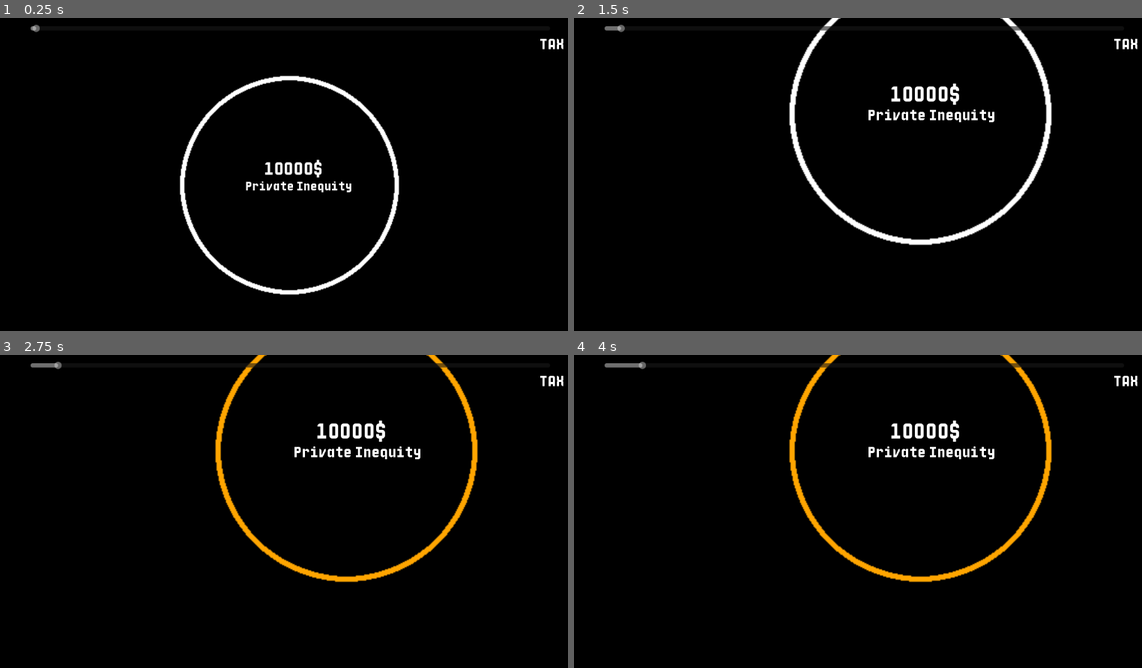
Above: before the commit, frames 1-4 (two rows, left to right).
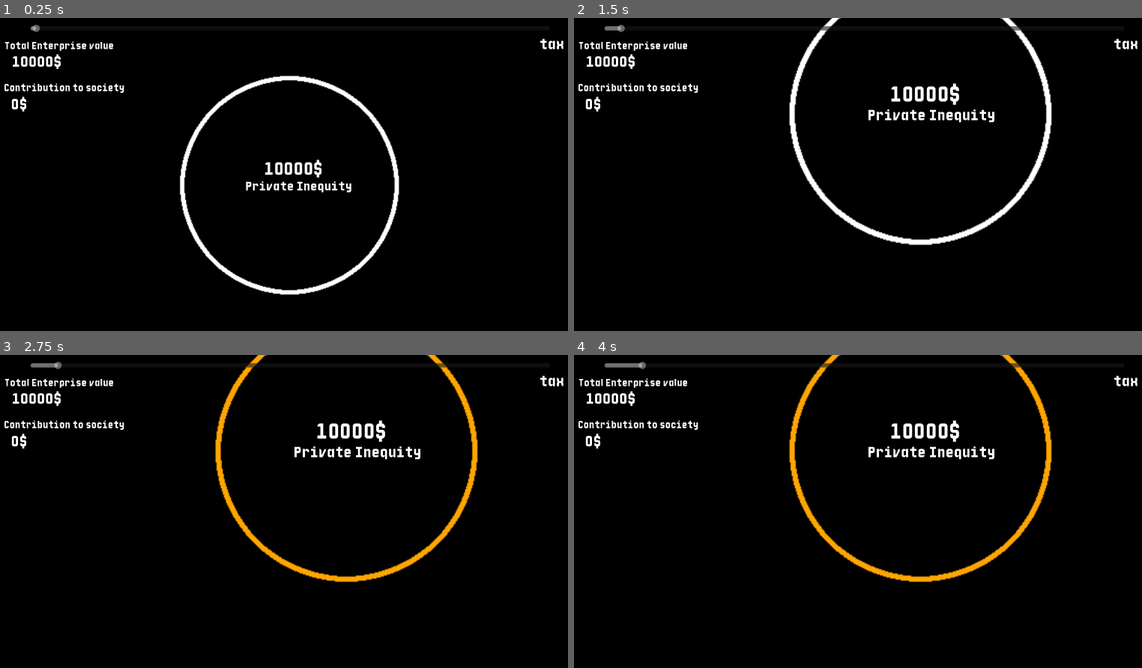
Above: after the commit, the same moments.

Repository: pirey0/LD58
Game: Godot game, scene res://main.tscn
The game is run twice, just before and just after one commit, with the same random seed, the same clock (stepped at 60 frames per second) and the same inputs.
Inputs (mouse positions are in pixels of both pictures, inside the frame that each line leads up to):
- Up to frame 1 (0.25 s): no input
- Up to frame 2 (1.5 s): drag from (863, 187) to (926, 111) at 0.52 s; tap Enter at 1.25 s; drag from (744, 202) to (835, 252) at 1.27 s
- Up to frame 3 (2.75 s): tap Space at 2 s; move the mouse to (352, 448) at 2.02 s; click (352, 448) at 2.17 s
- Up to frame 4 (4 s): tap Enter at 2.75 s; drag from (835, 589) to (681, 473) at 2.77 s; tap Space at 3.5 s; move the mouse to (1045, 574) at 3.52 s; click (1045, 574) at 3.67 s

The runs differ from the first frame. In frame 1, 0.9% of the frame differs, in the area x 0-100%, y 6-30%; in frame 2, 0.9%; in frame 3, 0.9%; in frame 4, 0.9%.

Commit message:
added tally UI

Diff:
--- /dev/null
+++ b/content/bank_company.gd
@@ -0,0 +1,31 @@
+extends Company
+class_name BankCompany
+
+var description:String:
+	set(x):
+		description = x
+		$Descr.text = x
+
+func _ready() -> void:
+	money = 100000
+	goods = 100000
+	super()
+
+func get_actions() -> Array[ContextAction]:
+	return [
+		ContextAction.new(apply_for_loan, preload("res://art/transaction.png"), null, Color.BLUE, "Apply For Loan", Color.BLUE),
+	]
+
+func apply_for_loan():
+	var connection  = G.world.spawn_loan_connection(self, G.world.get_mouse_angle_to(position), null, 0.0)
+	G.input.set_selected(connection)
+	pass
+
+func change_money(amount, taxable):
+	return
+
+func change_goods(amount):
+	return
+
+func update_state():
+	pass
--- /dev/null
+++ b/content/bank_company.tscn
@@ -0,0 +1,54 @@
+[gd_scene load_steps=4 format=3 uid="uid://bysbfusbq2otk"]
+
+[ext_resource type="Script" uid="uid://rorlcdm2jm1y" path="res://content/bank_company.gd" id="1_4nc84"]
+[ext_resource type="Texture2D" uid="uid://bjkgxuqnvrao7" path="res://art/circle.png" id="2_tg6sj"]
+
+[sub_resource type="LabelSettings" id="LabelSettings_3v5bi"]
+outline_size = 5
+outline_color = Color(0, 0, 0, 1)
+
+[node name="BankCompany" type="Control"]
+layout_mode = 3
+anchors_preset = 15
+anchor_right = 1.0
+anchor_bottom = 1.0
+offset_right = -1152.0
+offset_bottom = -648.0
+grow_horizontal = 2
+grow_vertical = 2
+script = ExtResource("1_4nc84")
+
+[node name="Circle" type="TextureRect" parent="."]
+layout_mode = 1
+anchors_preset = 8
+anchor_left = 0.5
+anchor_top = 0.5
+anchor_right = 0.5
+anchor_bottom = 0.5
+offset_left = -128.0
+offset_top = -128.0
+offset_right = 128.0
+offset_bottom = 128.0
+grow_horizontal = 2
+grow_vertical = 2
+texture = ExtResource("2_tg6sj")
+
+[node name="Name" type="Label" parent="."]
+layout_mode = 0
+offset_left = -102.0
+offset_top = -14.0
+offset_right = 96.0
+offset_bottom = 14.0
+text = "Company Name"
+horizontal_alignment = 1
+vertical_alignment = 1
+
+[node name="Descr" type="Label" parent="."]
+layout_mode = 0
+offset_left = -59.0
+offset_top = 12.0
+offset_right = 89.0
+offset_bottom = 52.0
+text = "Description"
+label_settings = SubResource("LabelSettings_3v5bi")
+vertical_alignment = 1
--- a/content/company.gd
+++ b/content/company.gd
@@ -19,6 +19,7 @@
 var tax : int
 var goods : int
 var base_color := Color.WHITE
+var player_owned := false
 
 func _ready() -> void:
 	add_to_group("object")
@@ -74,6 +75,7 @@
 
 func create_subsidiary():
 	var sub = G.world.spawn_company_at(position + Vector2(0, 500.0))
+	sub.player_owned = true
 	var connection = G.world.spawn_transfer_connection(self, 0.0, sub, 0.0)
 	connection.taxable = false
 	connection.max_amount = roundi(money * 0.25)
--- a/content/connection.gd
+++ b/content/connection.gd
@@ -12,6 +12,7 @@
 var completion := 0.0
 
 var color := Color.WHITE
+var base_color := Color.WHITE
 
 var source_angle
 var destination_angle
@@ -119,7 +120,7 @@
 		var t = min(completion, float(i) / steps)
 		points.append(get_point_at(curve_points,t))
 
-	draw_polyline(points, Color.WHITE, 6.0 * size_mult)
+	draw_polyline(points, color, 6.0 * size_mult)
 
 func set_preview_target(t):
 	preview_target = t if is_target_valid(t) else null
@@ -153,7 +154,7 @@
 	pass
 
 func on_deselect():
-	color = Color.WHITE
+	color = base_color
 
 	if not destination:
 		vanish()
--- /dev/null
+++ b/content/connection_loan.gd
@@ -0,0 +1,20 @@
+extends Connection
+
+var closed := false
+var active_transfers := 0
+
+
+
+func _ready() -> void:
+	super()
+	set_physics_process(false)
+	self.base_color = Color.SLATE_GRAY
+
+func on_connection_established():
+	super()
+
+	var obj = spawn_load_hud()
+	#TODO
+
+func spawn_load_hud():
+	pass
--- a/main.gd
+++ b/main.gd
@@ -5,10 +5,18 @@
 
 	var pos = G.world.screen_to_world_pos(get_window().size * 0.5)
 	var root :Company = G.world.spawn_company_at(pos, "Private Inequity")
+	root.player_owned = true
 	root.change_money(10000.0, false)
 
-	var goods :Company = G.world.spawn_company_at(pos + Vector2(1000,0), "Goods Inc", preload("res://content/producer_company.tscn"))
-	goods.description = "Sells Goods at\n 300$"
+	var goods :Company = G.world.spawn_company_at(pos + Vector2(1000,0), "Retailer", preload("res://content/producer_company.tscn"))
+	goods.description = "Buys and Sells Goods"
 	goods.size_mult = 3.0
 	goods.base_color = Color.AQUA
 	goods.apply_size()
+
+
+	var bank :Company = G.world.spawn_company_at(pos + Vector2(-1000,0), "Corporate Loan Bank", preload("res://content/bank_company.tscn"))
+	bank.description = "Offers Loans to worthy\n corporations."
+	bank.size_mult = 3.0
+	bank.base_color = Color.GOLD
+	bank.apply_size()
--- a/main.tscn
+++ b/main.tscn
@@ -1,10 +1,12 @@
-[gd_scene load_steps=6 format=3 uid="uid://d20204i6maq5r"]
+[gd_scene load_steps=7 format=3 uid="uid://d20204i6maq5r"]
 
 [ext_resource type="Script" uid="uid://nkqilml4gnd1" path="res://main.gd" id="1_ig7tw"]
 [ext_resource type="Script" uid="uid://dmk7yhquxc2uu" path="res://world.gd" id="2_h2yge"]
 [ext_resource type="Script" uid="uid://r3sdteqfw6kj" path="res://input.gd" id="4_1bvp3"]
 [ext_resource type="PackedScene" uid="uid://4as6mi5yp5ye" path="res://content/action_menu.tscn" id="4_lquwl"]
 [ext_resource type="Script" uid="uid://qy2jwjkm2wl1" path="res://meta.gd" id="5_lquwl"]
+
+[sub_resource type="LabelSettings" id="LabelSettings_lquwl"]
 
 [node name="main" type="Node"]
 script = ExtResource("1_ig7tw")
@@ -40,9 +42,10 @@
 [node name="UI" type="CanvasLayer" parent="."]
 layer = 2
 
-[node name="Meta" type="Node" parent="UI" node_paths=PackedStringArray("progress_slider")]
+[node name="Meta" type="Node" parent="UI" node_paths=PackedStringArray("progress_slider", "tev")]
 script = ExtResource("5_lquwl")
 progress_slider = NodePath("../HSlider")
+tev = NodePath("../tev")
 
 [node name="HSlider" type="HSlider" parent="UI"]
 anchors_preset = 5
@@ -65,4 +68,34 @@
 offset_top = 26.0
 offset_right = 1021.0
 offset_bottom = 54.0
-text = "TAX"
+text = "tax"
+
+[node name="tev" type="Label" parent="UI"]
+offset_left = 42.0
+offset_top = 70.0
+offset_right = 122.0
+offset_bottom = 98.0
+text = "12.4m"
+
+[node name="Label2" type="Label" parent="UI"]
+offset_left = 27.0
+offset_top = 44.0
+offset_right = 238.0
+offset_bottom = 72.0
+text = "Total Enterprise value"
+label_settings = SubResource("LabelSettings_lquwl")
+
+[node name="Label3" type="Label" parent="UI"]
+offset_left = 26.0
+offset_top = 125.0
+offset_right = 259.0
+offset_bottom = 153.0
+text = "Contribution to society"
+label_settings = SubResource("LabelSettings_lquwl")
+
+[node name="contr" type="Label" parent="UI"]
+offset_left = 40.0
+offset_top = 152.0
+offset_right = 120.0
+offset_bottom = 180.0
+text = "0$"
--- a/meta.gd
+++ b/meta.gd
@@ -1,6 +1,8 @@
 extends Node
 
 @export var progress_slider : HSlider
+@export var tev : Label
+@export var contribution : Label
 
 var time := 0.0
 
@@ -8,7 +10,18 @@
 
 var in_year_end := false
 
+func update_stats():
+
+	var total := 0
+
+	for x in get_tree().get_nodes_in_group("object"):
+		if x is Company and x.player_owned:
+			total += x.money + x.goods * 300.0 - x.debt - max(0.0, x.tax)
+	tev.text = Util.format_money(total)
+	pass
+
 func _physics_process(delta: float) -> void:
+	update_stats()
 
 	if in_year_end:
 		return
--- a/world.gd
+++ b/world.gd
@@ -32,7 +32,16 @@
 	return inst
 
 func spawn_transfer_connection(origin, origin_angle:float, target, target_angle : float):
-	var inst : Connection = preload("res://content/connection_transfer.gd").new()
+	return spawn_connection(origin, origin_angle, target, target_angle, preload("res://content/connection_transfer.gd"))
+
+func spawn_goods_connection(origin, origin_angle:float, target, target_angle : float):
+	return spawn_connection(origin, origin_angle, target, target_angle, preload("res://content/connection_goods.gd"))
+
+func spawn_loan_connection(origin, origin_angle:float, target, target_angle : float):
+	return spawn_connection(origin, origin_angle, target, target_angle, preload("res://content/connection_loan.gd"))
+
+func spawn_connection(origin, origin_angle:float, target, target_angle : float, script):
+	var inst : Connection = script.new()
 	inst.mouse_filter = Control.MOUSE_FILTER_IGNORE
 	inst.source = origin
 	inst.source_angle = origin_angle
@@ -40,14 +49,3 @@
 	inst.destination_angle = target_angle
 	add_child(inst, true)
 	return inst
-
-
-func spawn_goods_connection(origin, origin_angle:float, target, target_angle : float):
-	var inst : Connection = preload("res://content/connection_goods.gd").new()
-	inst.mouse_filter = Control.MOUSE_FILTER_IGNORE
-	inst.source = origin
-	inst.source_angle = origin_angle
-	inst.destination = target
-	inst.destination_angle = target_angle
-	add_child(inst, true)
-	return inst
Not shown, added: content/bank_company.gd.uid
Not shown, added: content/connection_loan.gd.uid
